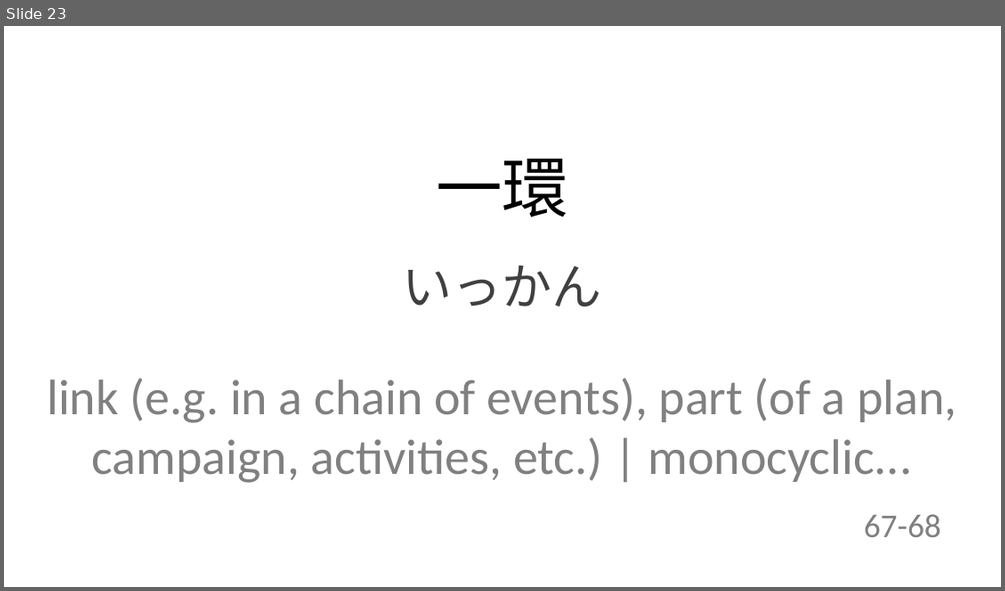
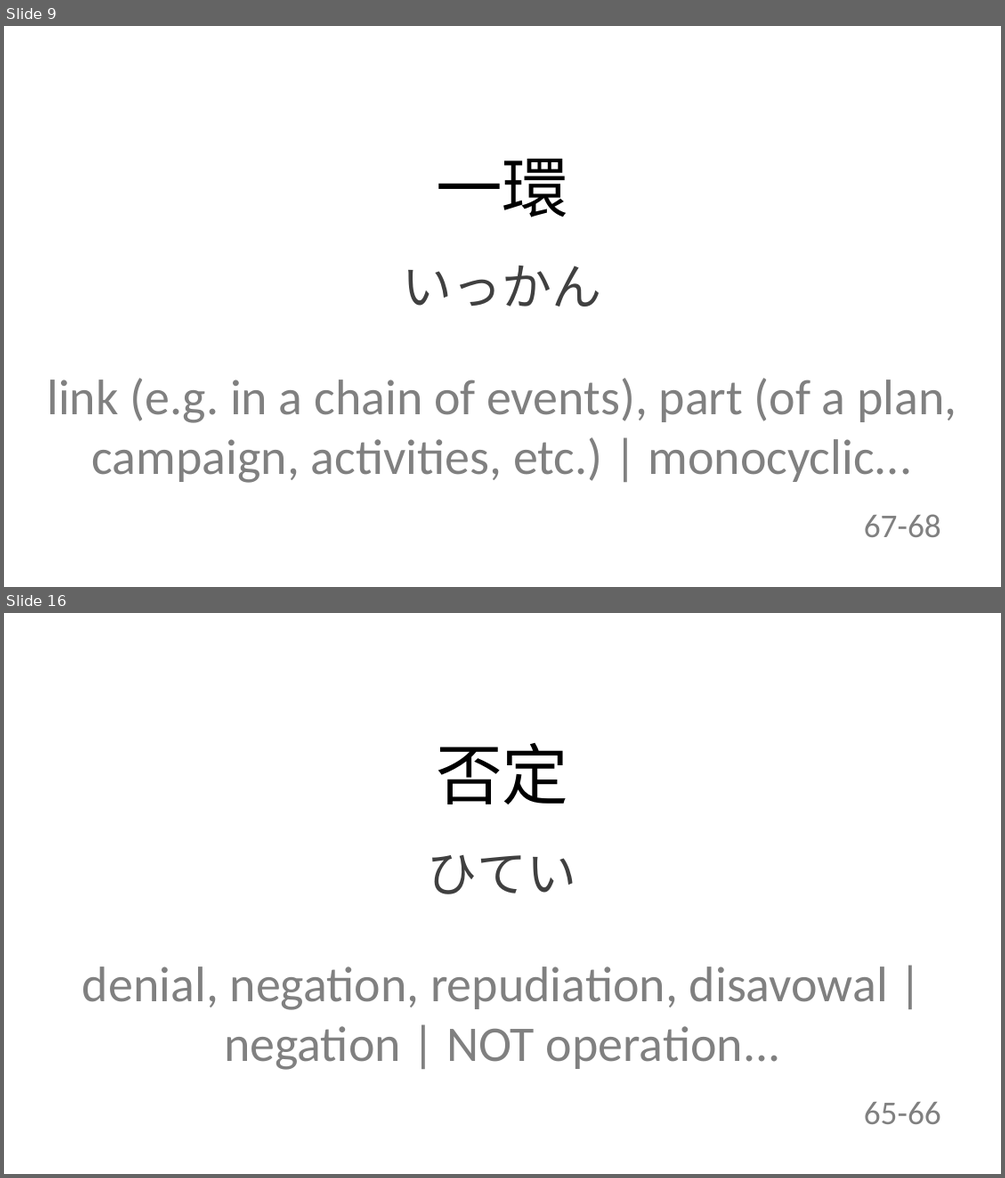
Before and after one commit to ariqRam/ankislide, a slide deck: 10|2-6/2023-10-6/kanji-todaysTest.pptx. Shown one above the other, each under a label of ours: slide 23 before the commit, slides 9 and 16 after it; the slides between them are not shown. The pictures are 1005x591 and 1005x1178 pixels, drawn with LibreOffice and Linux fonts; fonts in the diff are those of the drawing. Boxes give left, top, right and bottom in pixels: in the first picture for what was removed or moved away, otherwise in the second. Text is boxed around its words. In the diff, an @@ line names an element or a change of style, - is before the commit and + after.

```diff
--- a/10|2-6/2023-10-6/kanji-todaysTest.pptx
+++ b/10|2-6/2023-10-6/kanji-todaysTest.pptx
@@ slide 16 added at [4,613,1001,1174], background #FFFFFF @@
@@ text added at [436,743,568,804], 48 pt, text #000000 @@
+否定
@@ text added at [428,854,577,894], 36 pt, text #404040 @@
+ひてい
@@ text added at [82,966,888,1070], 36 pt, text #808080 @@
+denial, negation, repudiation, disavowal | negation | NOT operation...
@@ text added at [864,1102,941,1124], 24 pt, text #808080 @@
+65-66
@@ what was slide 23 is now slide 9 @@
```
Also in this commit, not shown: 1 slide changed, 8 other slides added, 13 slides removed, 34 other files.
